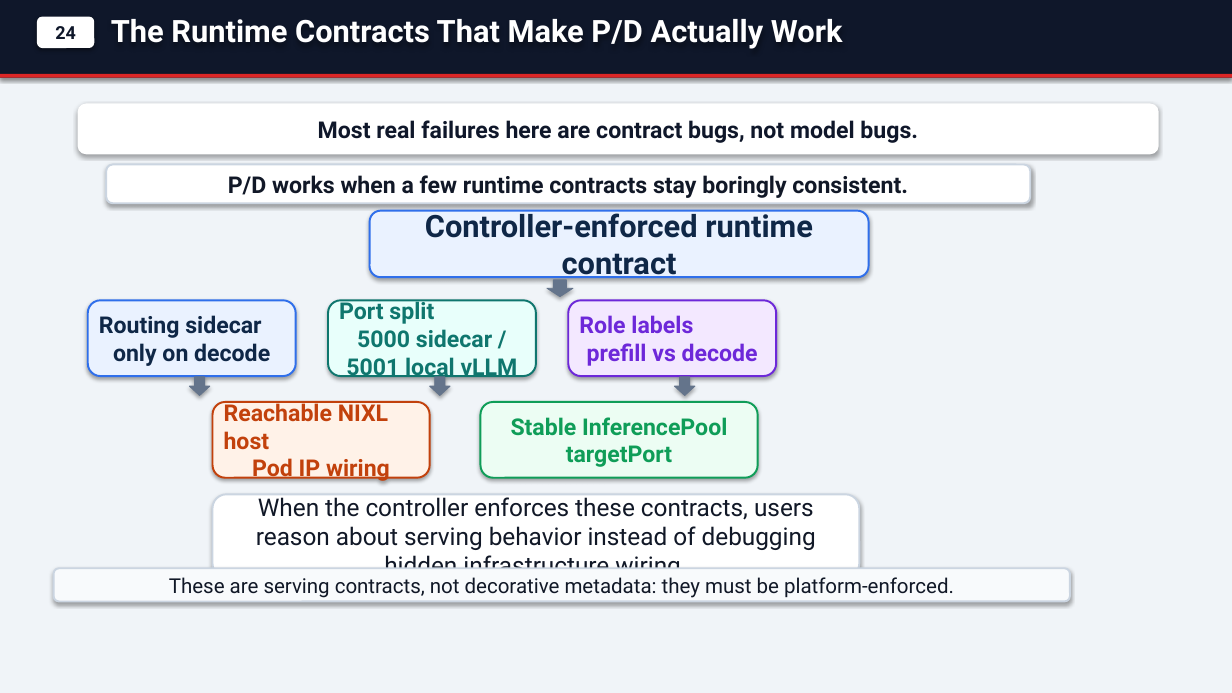
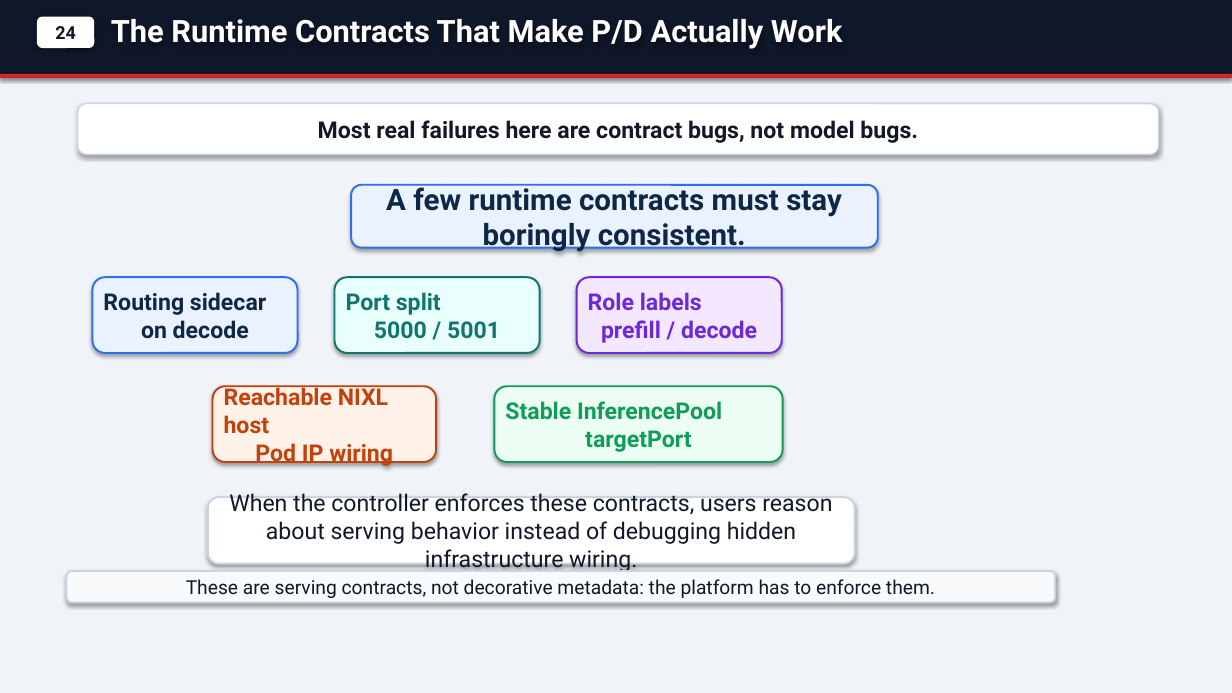
Before and after one commit to andyzhangx/demo, a slide deck: slide 9 of llm/kaito-llm-d-pd-slides.pptx. Drawn at 1232x693 pixels with LibreOffice and Linux fonts; fonts in the diff are those of the drawing. Boxes give left, top, right and bottom in pixels: in the first picture for what was removed or moved away, otherwise in the second. Text is boxed around its words. In the diff, an @@ line names an element or a change of style, - is before the commit and + after.

```diff
--- a/llm/kaito-llm-d-pd-slides.pptx
+++ b/llm/kaito-llm-d-pd-slides.pptx
@@ rounded rectangle "Most real failures here are ..." at box(78, 104, 1159, 154): text colour #0F172A to #111827; outline none to #CBD5E1 1.2 pt @@
@@ rounded rectangle "A few runtime contracts must ...": place and size @@
-rounded rectangle "A few runtime contracts must ..." at box(106, 165, 1031, 203)
+rounded rectangle "A few runtime contracts must ..." at box(351, 185, 878, 248)
@@ rounded rectangle "A few runtime contracts must ..." at box(351, 185, 878, 248): fill #FFFFFF to #EAF2FF; outline #CBD5E1 1.5 pt to #2F6FEB 1.5 pt @@
@@ text in rounded rectangle at box(386, 184, 842, 253): text changed; size 18 to 23 pt; text colour #111827 to #0F2747 @@
-P/D works when a few runtime contracts stay boringly consistent.
+A few runtime contracts must stay boringly consistent.
@@ rounded rectangle removed at box(370, 211, 869, 277) @@
-Controller-enforced runtime contract
@@ rounded rectangle "Routing sidecar on decode": place and size @@
-rounded rectangle "Routing sidecar on decode" at box(88, 300, 296, 376)
+rounded rectangle "Routing sidecar on decode" at box(92, 277, 298, 353)
@@ text in rounded rectangle at box(103, 292, 266, 339): text changed @@
-Routing sidecar
-only on decode
+Routing sidecar
+on decode
@@ rounded rectangle "Port split 5000 / 5001": place and size @@
-rounded rectangle "Port split 5000 / 5001" at box(328, 300, 536, 376)
+rounded rectangle "Port split 5000 / 5001" at box(335, 277, 540, 353)
@@ text in rounded rectangle at box(346, 292, 500, 339): text changed @@
-Port split
-5000 sidecar / 5001 local vLLM
+Port split
+5000 / 5001
@@ down arrow removed at box(547, 280, 573, 297) @@
@@ rounded rectangle "Role labels prefill / decode": place and size @@
-rounded rectangle "Role labels prefill / decode" at box(568, 300, 776, 376)
+rounded rectangle "Role labels prefill / decode" at box(577, 277, 782, 353)
@@ text in rounded rectangle at box(588, 292, 757, 343): text changed @@
-Role labels
-prefill vs decode
+Role labels
+prefill / decode
@@ down arrow removed at box(189, 377, 210, 396) @@
@@ rounded rectangle "Reachable NIXL host Pod IP ...": place and size @@
-rounded rectangle "Reachable NIXL host Pod IP ..." at box(213, 402, 430, 478)
+rounded rectangle "Reachable NIXL host Pod IP ..." at box(213, 386, 436, 462)
@@ down arrow removed at box(430, 377, 450, 396) @@
@@ rounded rectangle "Stable InferencePool targetPort": place and size @@
-rounded rectangle "Stable InferencePool targetPort" at box(481, 402, 758, 478)
+rounded rectangle "Stable InferencePool targetPort" at box(494, 386, 783, 462)
@@ down arrow removed at box(675, 377, 695, 396) @@
@@ rounded rectangle "When the controller enforces these ...": place and size @@
-rounded rectangle "When the controller enforces these ..." at box(213, 494, 860, 578)
+rounded rectangle "When the controller enforces these ..." at box(208, 497, 855, 564)
@@ rounded rectangle "When the controller enforces these ..." at box(208, 497, 855, 564): size 19 to 18 pt @@
@@ rounded rectangle "These are serving contracts, not ...": place and size @@
-rounded rectangle "These are serving contracts, not ..." at box(54, 568, 1070, 602)
+rounded rectangle "These are serving contracts, not ..." at box(67, 571, 1055, 603)
@@ text in rounded rectangle at box(186, 579, 935, 598): text changed; size 16 to 15 pt @@
-These are serving contracts, not decorative metadata: they must be platform-enforced.
+These are serving contracts, not decorative metadata: the platform has to enforce them.
```
Also in this commit, not shown: 7 other slides changed.
